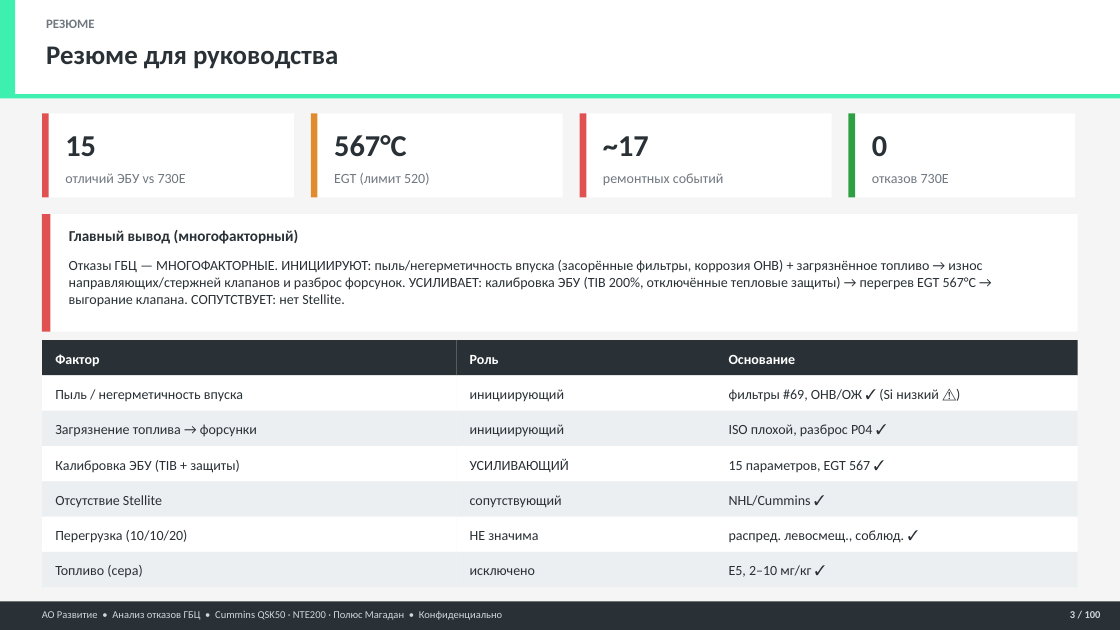
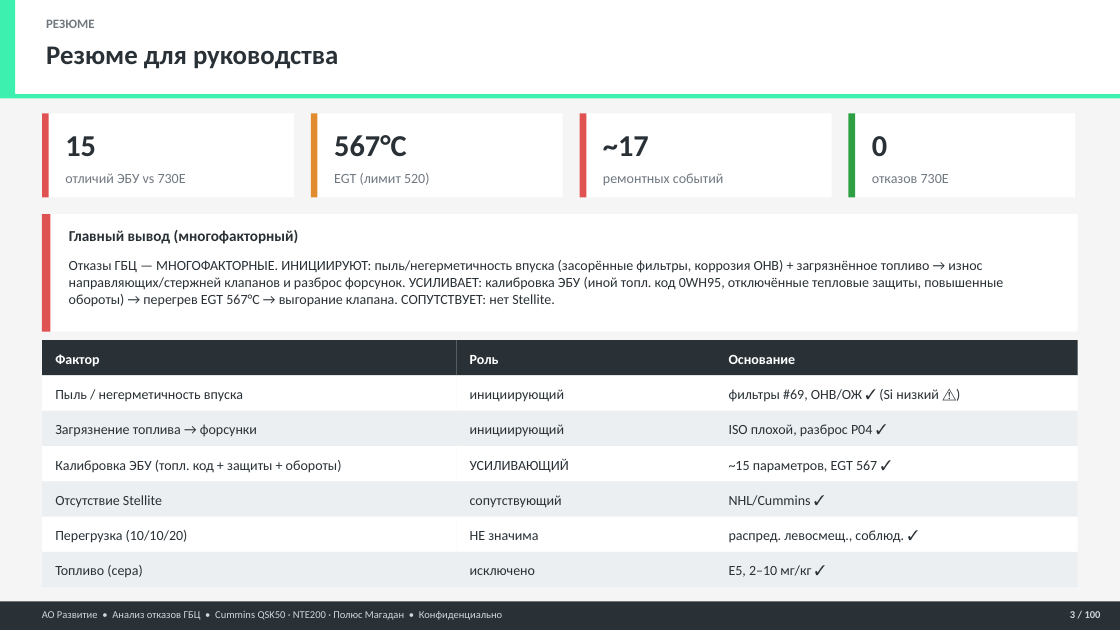
Before and after one commit to victorekuznetsov/NTE200, a slide deck: slide 3 of 05 Отчёты/Презентации/Анализ_ГБЦ_QSK50_NTE200_БОЛЬШОЙ.pptx. Drawn at 1120x630 pixels with LibreOffice and Linux fonts; fonts in the diff are those of the drawing. Boxes give left, top, right and bottom in pixels: in the first picture for what was removed or moved away, otherwise in the second. Text is boxed around its words. In the diff, an @@ line names an element or a change of style, - is before the commit and + after.

```diff
--- a/05 Отчёты/Презентации/Анализ_ГБЦ_QSK50_NTE200_БОЛЬШОЙ.pptx
+++ b/05 Отчёты/Презентации/Анализ_ГБЦ_QSK50_NTE200_БОЛЬШОЙ.pptx
@@ text at box(69, 260, 1003, 307): text changed @@
-Отказы ГБЦ — МНОГОФАКТОРНЫЕ. ИНИЦИИРУЮТ: пыль/негерметичность впуска (засорённые фильтры, коррозия ОНВ) + загрязнённое топливо → износ направляющих/стержней клапанов и разброс форсунок. УСИЛИВАЕТ: калибровка ЭБУ (TIB 200%, отключённые тепловые защиты) → перегрев EGT 567°C → выгорание клапана. СОПУТСТВУЕТ: нет Stellite.
+Отказы ГБЦ — МНОГОФАКТОРНЫЕ. ИНИЦИИРУЮТ: пыль/негерметичность впуска (засорённые фильтры, коррозия ОНВ) + загрязнённое топливо → износ направляющих/стержней клапанов и разброс форсунок. УСИЛИВАЕТ: калибровка ЭБУ (иной топл. код 0WH95, отключённые тепловые защиты, повышенные обороты) → перегрев EGT 567°C → выгорание клапана. СОПУТСТВУЕТ: нет Stellite.
@@ text at box(55, 460, 342, 473): text changed @@
-Калибровка ЭБУ (TIB + защиты)
+Калибровка ЭБУ (топл. код + защиты + обороты)
@@ text at box(729, 460, 877, 473): text changed @@
-15 параметров, EGT 567 ✓
+~15 параметров, EGT 567 ✓
```
Also in this commit, not shown: 15 other slides changed, 12 other files.
